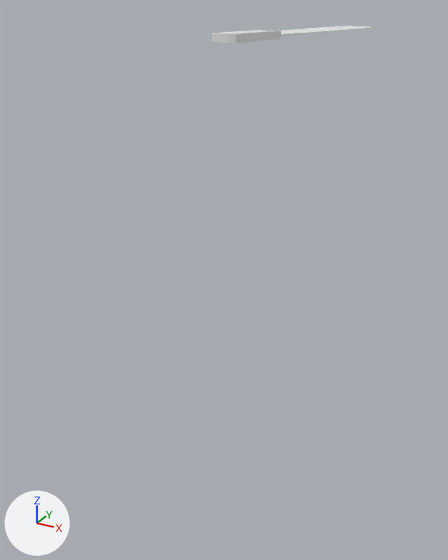
What one commit did to the glTF model assets/models/weapons/melee/one_hand/machete.glb.
One viewpoint serves both versions: a 50 mm lens placed at (0.485, -0.933, 0.042), pointed at (-0.097, 0.125, -0.487). Every picture has the same lights, and +X, +Y and +Z are marked at lower left. The picture after the commit comes second. Where no turn or scale is listed for an object, it has been applied to the vertices. Vertices at exactly the same position are counted once.

In view in the first picture: 'machete'.
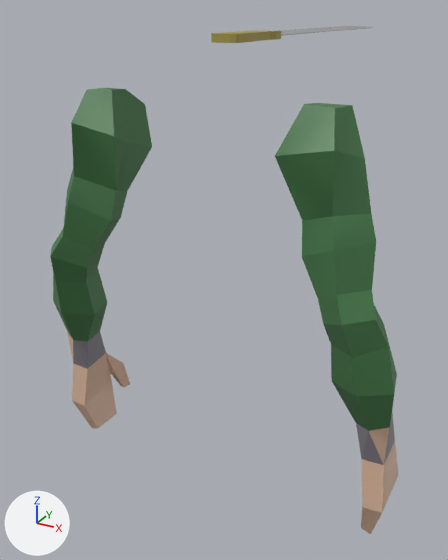
The edits, one by one:
Material 'blade' (mat_blade) is new.
Its base color is (0.8, 0.8, 0.8) (white #e7e7e7).
Its metallic is 0.824.
Its roughness is 0.0.
Material 'handle' (mat_handle) is new.
Its base color is (0.391, 0.324, 0.0659) (yellow #a89a49).
Material 'piel' (mat_piel) is new.
Its base color is (0.694, 0.462, 0.332) (beige #d9b59c).
Material 'ropa' (mat_ropa) is new.
Its base color is (0.0599, 0.191, 0.0662) (dark green #457949).
Material 'manga' (mat_manga) is new.
Its base color is (0.246, 0.229, 0.264) (grey #88848c).
me_mesh_000 has 176 vertices, 348 faces and spans x -0.017..0.055, y -0.069..0.642, z -0.006..0.006.
me_mesh_000 is used by ob_machete; location (0.0, 0.0, 0.0).
me_mesh_000 part 1: 282 faces spanning x -0.017..0.034, y -0.069..0.084, z -0.006..0.006 switch from mat_none_001 (white #e7e7e7) to mat_handle (yellow #a89a49).
me_mesh_000 gains material mat_blade (white #e7e7e7).
Mesh me_piernaizquierda is new.
It has 179 vertices, 343 faces and spans x -0.335..0.336, y -0.199..0.017, z -0.812..-0.077.
Faces by material slot: [166, 158, 19].
It uses material mat_ropa (dark green #457949).
It uses material mat_piel (beige #d9b59c).
It uses material mat_manga (grey #88848c).
Object 'PiernaIzquierda' (ob_piernaizquierda) is new; it shows me_piernaizquierda.
Its location is (0.0, 0.0, 0.0).

Changed parts and their boxes [x1, y1, x2, y2] in the pictures (448 x 560 px):
'PiernaIzquierda', added: after [50, 88, 398, 534]
    faces in mat_ropa (dark green #457949): [50, 88, 397, 431]
    faces in mat_piel (beige #d9b59c): [67, 331, 398, 534]
    faces in mat_manga (grey #88848c): [73, 332, 395, 465]
part 1 of me_mesh_000, recoloured (white to yellow): [211, 30, 281, 43] in both
